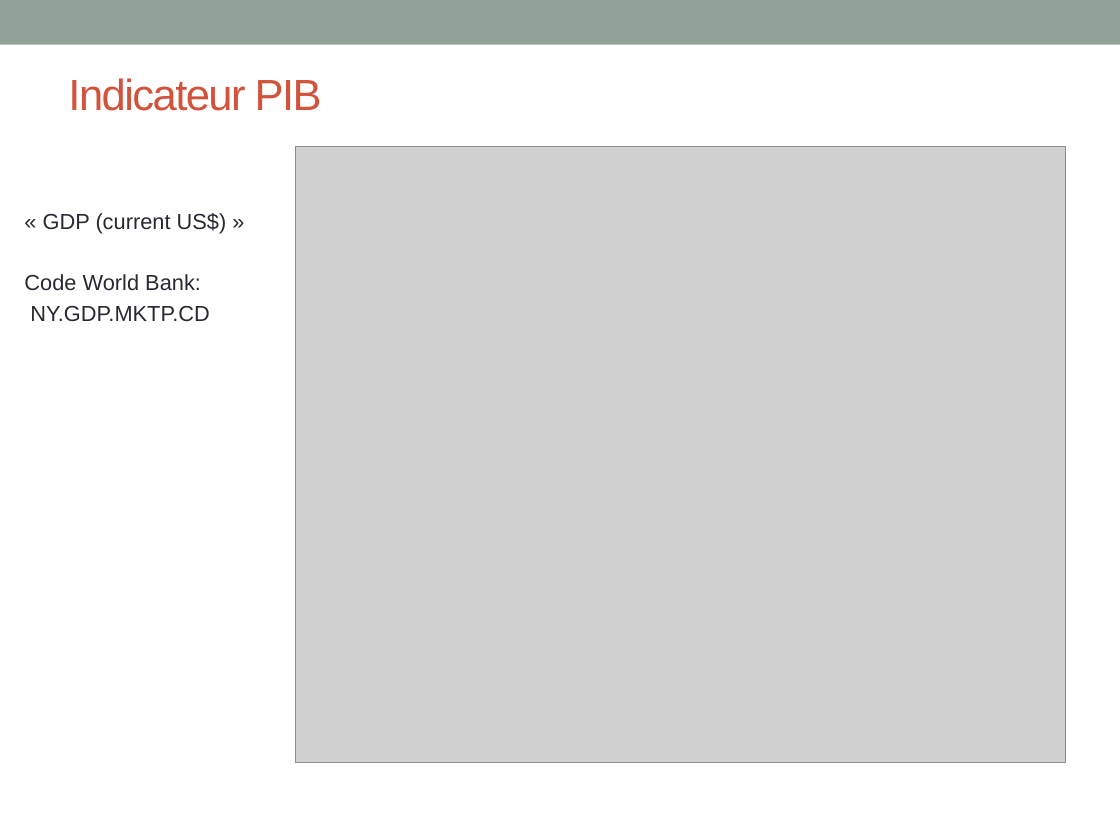
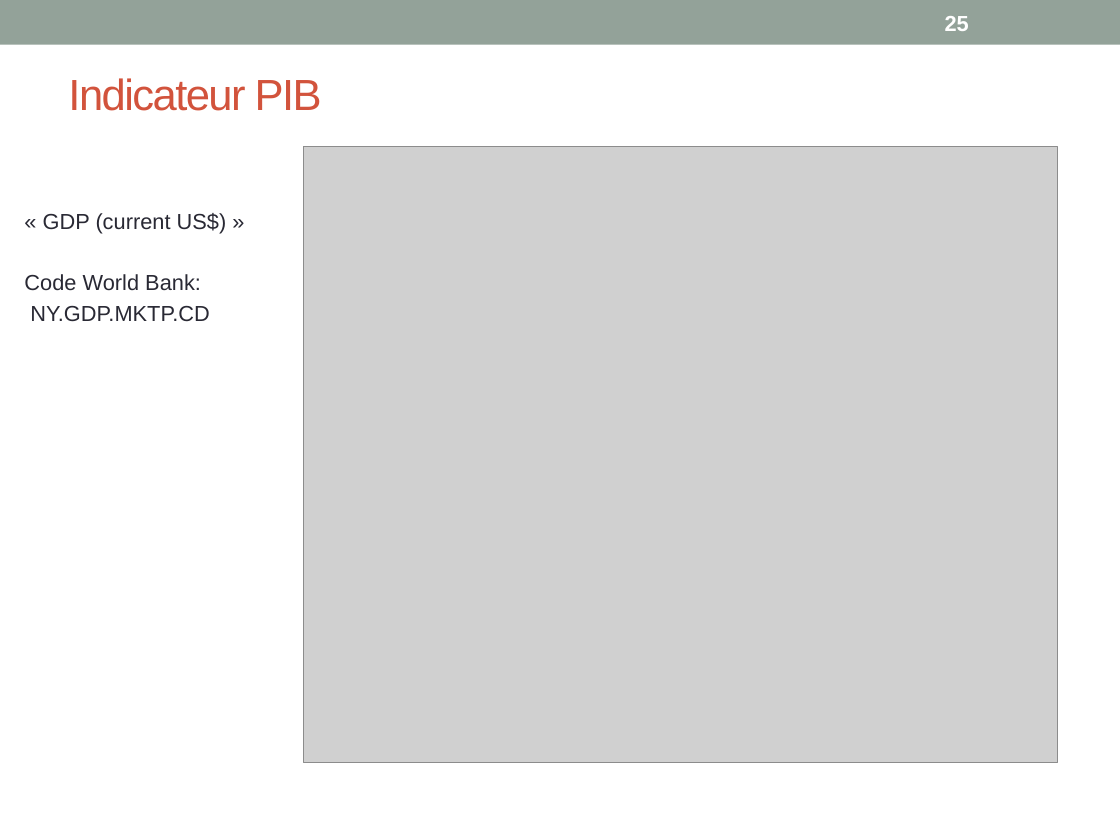
Before and after one commit to khub41/OC_P02, a slide deck: slide 25 of Presentation_P02.pptx (slide 24 before the commit). Drawn at 1120x840 pixels with LibreOffice and Linux fonts; fonts in the diff are those of the drawing; grey boxes stand for pictures. Boxes give left, top, right and bottom in pixels: in the first picture for what was removed or moved away, otherwise in the second. Text is boxed around its words. In the diff, an @@ line names an element or a change of style, - is before the commit and + after.

```diff
--- a/Presentation_P02.pptx
+++ b/Presentation_P02.pptx
@@ page number added at [945,16,969,31], 14 pt, text #FFFFFF, bold @@
+25
@@ picture: place and size @@
-picture at [296,147,1066,763]
+picture at [304,147,1057,763]
```
Also in this commit, not shown: 38 other slides changed, 2 slides added, 1 other file.
